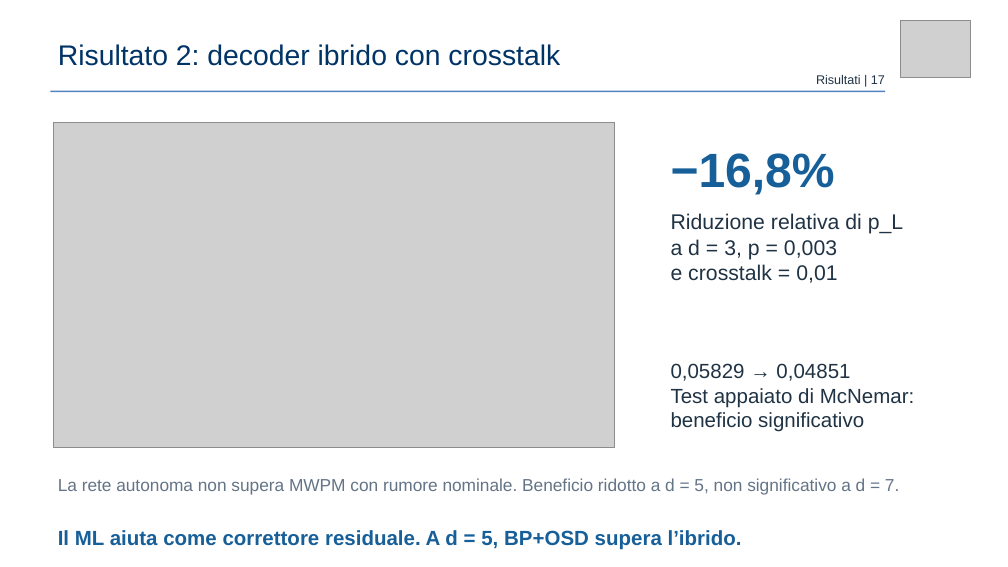
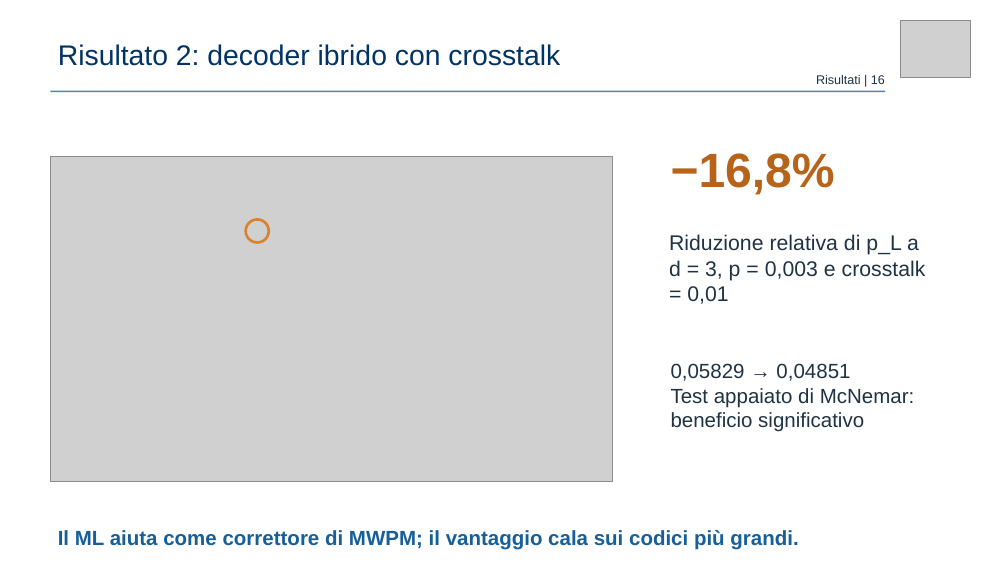
Before and after one commit to claudio-dragotta/shor-nisq-qec-thesis, a slide deck: slide 16 of presentazione/pptx prova/Dragotta Claudio.pptx (slide 17 before the commit). Drawn at 1008x567 pixels with LibreOffice and Linux fonts; fonts in the diff are those of the drawing; grey boxes stand for pictures. Boxes give left, top, right and bottom in pixels: in the first picture for what was removed or moved away, otherwise in the second. Text is boxed around its words. In the diff, an @@ line names an element or a change of style, - is before the commit and + after.

Commit message:
Completa i ringraziamenti e aggiorna i materiali della presentazione
Scrive i ringraziamenti personali per famiglia, Marta, amici e amici di
Medicina, riordina l'impaginazione come nella tesi triennale (famiglia,
Marta, amici, zie e nonna) e aggiorna il ringraziamento al relatore.
Aggiunge il discorso rivisto dopo l'incontro dell'8 ottobre e il backup
della presentazione.

```diff
--- a/presentazione/pptx prova/Dragotta Claudio.pptx
+++ b/presentazione/pptx prova/Dragotta Claudio.pptx
@@ text at <box>816,75,885,84</box>: text changed @@
-Risultati | 17
+Risultati | 16
@@ text "−16,8%" at <box>671,153,835,195</box>: text colour #175F99 to #B5641A @@
@@ picture: place and size @@
-picture at <box>53,123,615,447</box>
+picture at <box>51,157,613,481</box>
@@ ellipse added at <box>246,219,269,243</box>, outline #D9822B 2.5 pt @@
@@ text at <box>669,234,926,304</box>: text changed @@
-Riduzione relativa di p_L
-a d = 3, p = 0,003
-e crosstalk = 0,01
+Riduzione relativa di p_L a d = 3, p = 0,003 e crosstalk = 0,01
@@ text removed at <box>58,478,899,495</box> @@
-La rete autonoma non supera MWPM con rumore nominale. Beneficio ridotto a d = 5, non significativo a d = 7.
@@ text at <box>58,530,798,550</box>: text changed @@
-Il ML aiuta come correttore residuale. A d = 5, BP+OSD supera l’ibrido.
+Il ML aiuta come correttore di MWPM; il vantaggio cala sui codici più grandi.
```
Also in this commit, not shown: 16 other slides changed, 1 slide added, 1 slide removed, 5 other files.
